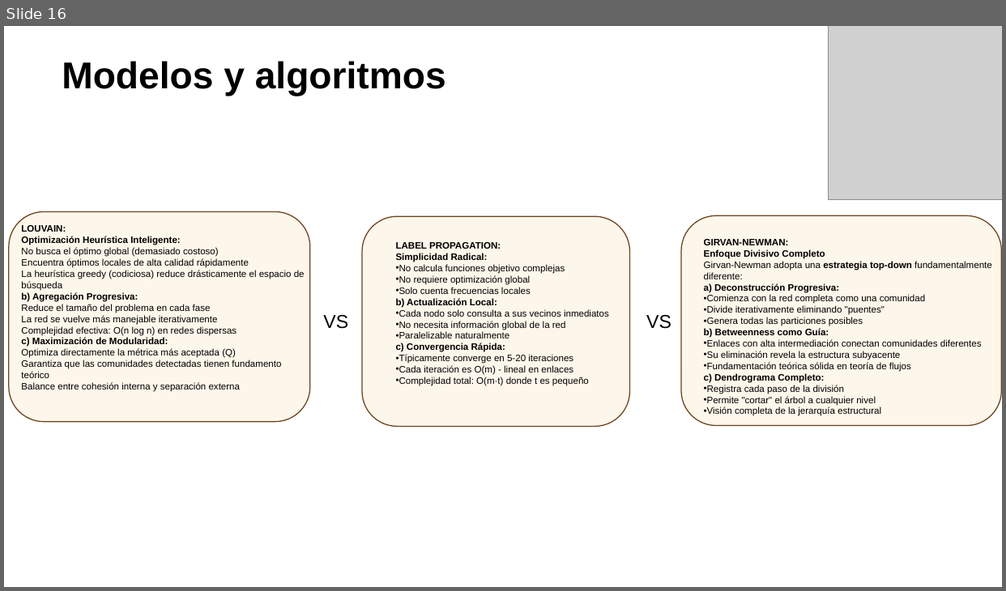
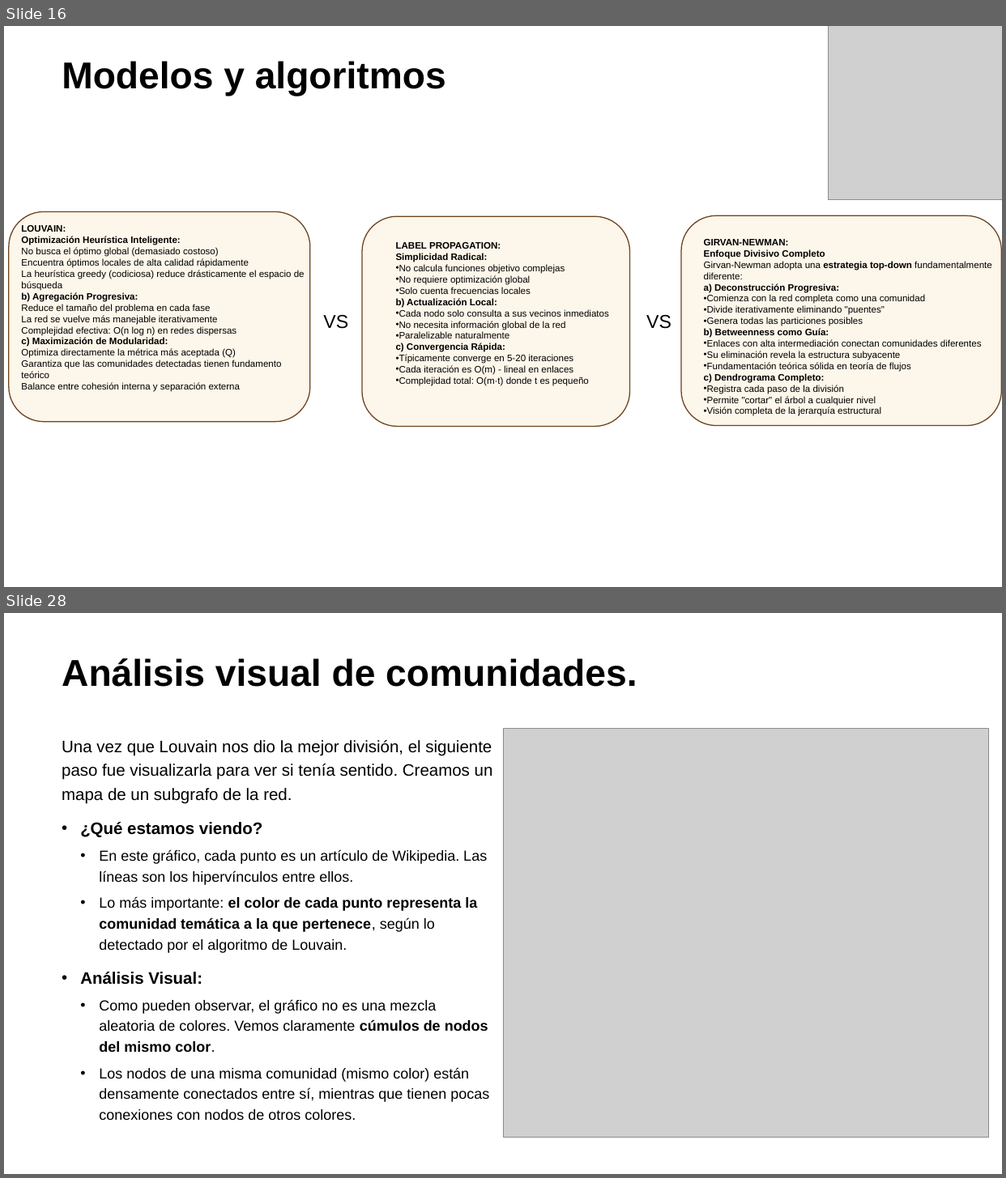
Before and after one commit to mrmiguel564/Proyecto-redes, a slide deck: ppt_deteccion_de_comunidades.pptx. Shown one above the other, each under a label of ours: slide 16 before the commit, slides 16 and 28 after it; the slides between them are not shown. The pictures are 1006x591 and 1006x1178 pixels, drawn with LibreOffice and Linux fonts; fonts in the diff are those of the drawing; grey boxes stand for pictures. Boxes give left, top, right and bottom in pixels: in the first picture for what was removed or moved away, otherwise in the second. Text is boxed around its words. In the diff, an @@ line names an element or a change of style, - is before the commit and + after.

```diff
--- a/ppt_deteccion_de_comunidades.pptx
+++ b/ppt_deteccion_de_comunidades.pptx
@@ slide 28 added at <box>4,613,1002,1174</box>, background #FFFFFF @@
@@ title added at <box>62,658,637,687</box>, 36 pt, text #000000, bold @@
+Análisis visual de comunidades.
@@ picture added at <box>503,728,989,1138</box> @@
@@ text added at <box>62,740,493,1120</box>, 14 pt, text #000000 @@
+Una vez que Louvain nos dio la mejor división, el siguiente paso fue visualizarla para ver si tenía sentido. Creamos un mapa de un subgrafo de la red.
+• ¿Qué estamos viendo?
+  • En este gráfico, cada punto es un artículo de Wikipedia. Las líneas son los hipervínculos entre ellos.
+  • Lo más importante: el color de cada punto representa la comunidad temática a la que pertenece, según lo detectado por el algoritmo de Louvain.
+• Análisis Visual:
+  • Como pueden observar, el gráfico no es una mezcla aleatoria de colores. Vemos claramente cúmulos de nodos del mismo color.
+  • Los nodos de una misma comunidad (mismo color) están densamente conectados entre sí, mientras que tienen pocas conexiones con nodos de otros colores.
```
Also in this commit, not shown: 4 slides changed, 11 other slides added.
